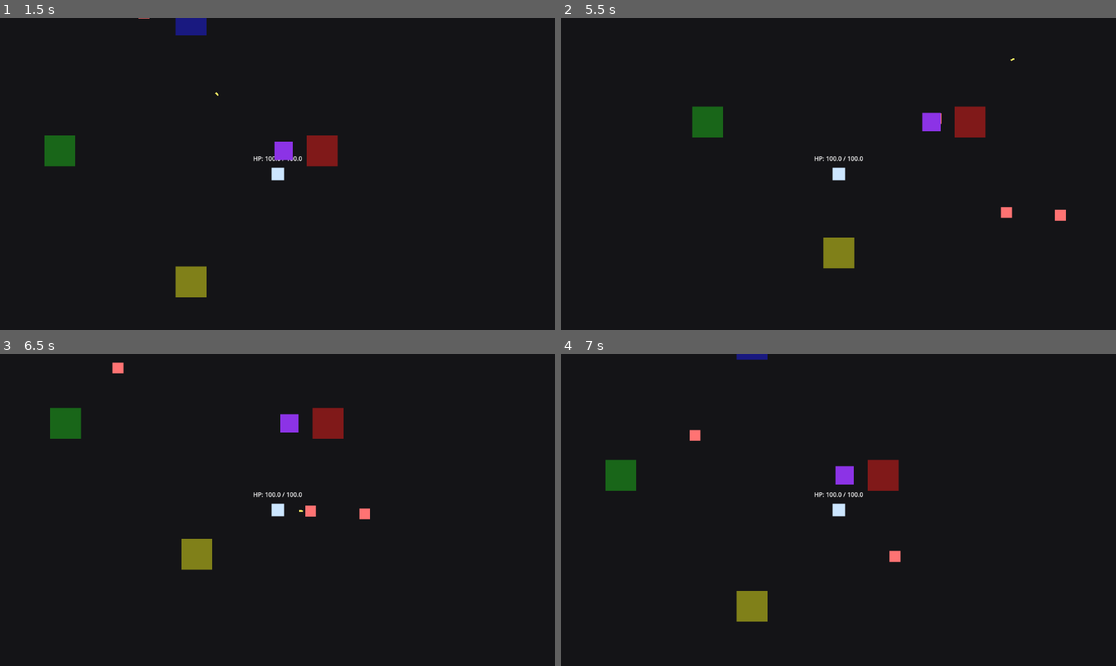
Above: before the commit, frames 1-4 (two rows, left to right).
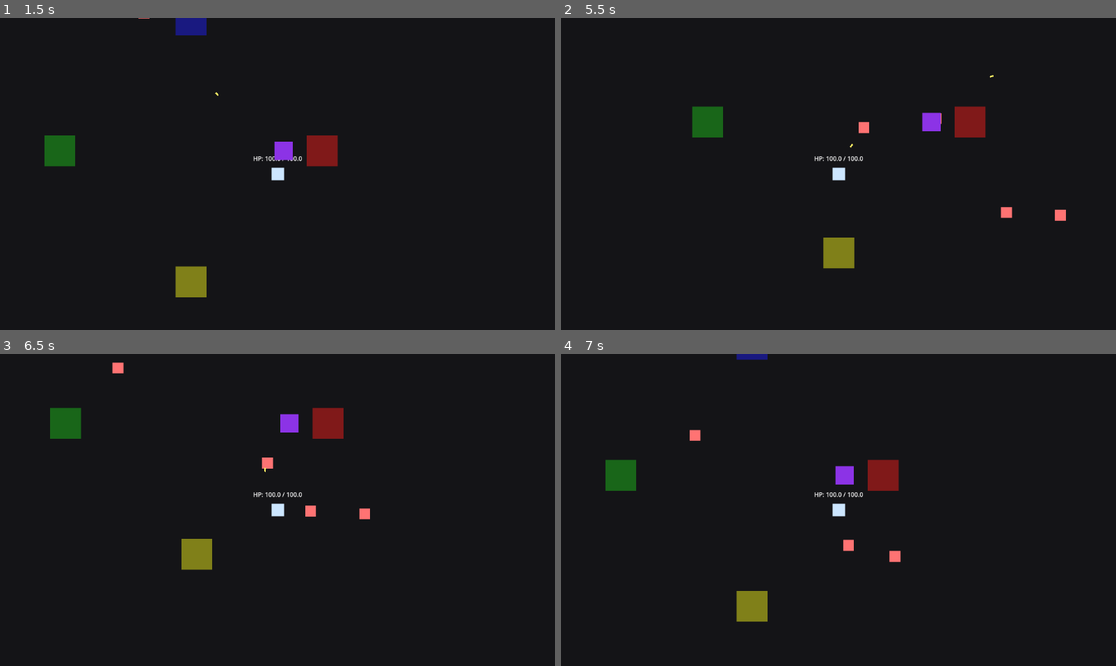
Above: after the commit, the same moments.

Repository: KevinRabbe/bullet-hell-roughe-lite
Game: Godot game, scene res://scenes/Main.tscn
The game is run twice, just before and just after one commit, with the same random seed, the same clock (stepped at 60 frames per second) and the same inputs.
Inputs:
- Up to frame 1 (1.5 s): tap Enter at 0.5 s; hold D (move_right) 0.53-1.28 s; hold E (interact) 0.53-1.28 s; hold S (move_down) from 1.28 s (still down); tap R at 1.35 s
- Up to frame 2 (5.5 s): release S (move_down) at 2.03 s; hold D (move_right) 2.03-2.78 s; tap P at 2.1, 5.1 s; hold W (move_up) 2.78-3.53 s; tap Q at 2.85 s; hold E (interact) 3.53-4.28 s; hold A (move_left) 3.53-5.03 s; tap R at 4.35 s; hold S (move_down) from 5.03 s (still down)
- Up to frame 3 (6.5 s): release S (move_down) at 5.78 s; hold D (move_right) from 5.78 s (still down); tap Q at 5.85 s
- Up to frame 4 (7 s): release D (move_right) at 6.53 s; hold W (move_up) from 6.53 s (still down); hold E (interact) from 6.53 s (still down)

Frame 1 is identical in both runs. In frame 2, less than 0.1% of the frame differs, in the area x 52-82%, y 12-42%; in frame 3, less than 0.1%; in frame 4, less than 0.1%.

Commit message:
Task 5.1: drive heavy pistol auto weapon from WeaponData

Diff:
--- /dev/null
+++ b/data/weapons/heavy_pistol.tres
@@ -0,0 +1,15 @@
+[gd_resource type="Resource" script_class="WeaponData" load_steps=2 format=3]
+
+[ext_resource type="Script" path="res://scripts/weapons/weapon_data.gd" id="1"]
+
+[resource]
+script = ExtResource("1")
+id = "heavy_pistol"
+display_name = "Heavy Pistol"
+description = "Reliable sidearm with high single-shot impact."
+family_id = "gunslinger"
+cooldown_seconds = 0.45
+damage = 10.0
+projectile_speed = 700.0
+attack_range = 1.0
+projectile_lifetime_seconds = 2.0
--- a/scenes/Player.tscn
+++ b/scenes/Player.tscn
@@ -6,6 +6,7 @@
 [ext_resource type="Script" path="res://scripts/player/player_build.gd" id="4"]
 [ext_resource type="Script" path="res://scripts/player/weapon_loadout.gd" id="5"]
 [ext_resource type="Script" path="res://scripts/weapons/set_bonus_manager.gd" id="6"]
+[ext_resource type="Resource" path="res://data/weapons/heavy_pistol.tres" id="7"]
 
 [sub_resource type="CircleShape2D" id="1"]
 radius = 16.0
@@ -30,6 +31,7 @@
 [node name="AutoWeapon" type="Node2D" parent="."]
 script = ExtResource("2")
 projectile_scene = ExtResource("3")
+weapon_data = ExtResource("7")
 fire_interval_seconds = 0.35
 target_range = 900.0
 
--- a/scripts/combat/auto_weapon.gd
+++ b/scripts/combat/auto_weapon.gd
@@ -1,6 +1,7 @@
 extends Node2D
 
 @export var projectile_scene: PackedScene
+@export var weapon_data: WeaponData
 @export var fire_interval_seconds: float = 0.45
 @export var target_range: float = 900.0
 
@@ -9,6 +10,7 @@
 
 func _ready() -> void:
 	owner_player = get_parent() as Node2D
+	_apply_weapon_data()
 
 func _physics_process(delta: float) -> void:
 	cooldown_left -= delta
@@ -25,6 +27,12 @@
 
 	_fire_at(target)
 	cooldown_left = fire_interval_seconds
+
+func _apply_weapon_data() -> void:
+	if weapon_data == null:
+		return
+	fire_interval_seconds = weapon_data.cooldown_seconds
+	target_range = 900.0 * weapon_data.attack_range
 
 func _find_nearest_enemy() -> Node2D:
 	var nearest_enemy: Node2D
@@ -43,6 +51,10 @@
 	if projectile_instance is Node2D:
 		var projectile := projectile_instance as Node2D
 		projectile.global_position = owner_player.global_position
+		if projectile.has_method("set"):
+			projectile.set("damage", weapon_data.damage if weapon_data != null else projectile.get("damage"))
+			projectile.set("speed", weapon_data.projectile_speed if weapon_data != null else projectile.get("speed"))
+			projectile.set("lifetime_seconds", weapon_data.projectile_lifetime_seconds if weapon_data != null else projectile.get("lifetime_seconds"))
 		var direction := target.global_position - owner_player.global_position
 		if projectile.has_method("set_direction"):
 			projectile.call("set_direction", direction)
Not shown: 1 places in scenes/Player.tscn that only renumber resources
